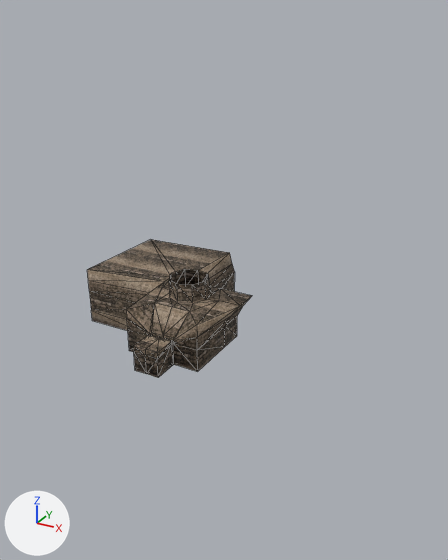
Two versions of the glTF model gammaproject/assets/map-models/level4.gltf, one commit apart.
Camera for both pictures: a 50 mm lens placed at (54.8, -74.9, 56.7), pointed at (-13.8, 49.8, -5.6). Arrows for +X, +Y and +Z are at lower left; the lights stay in place. The picture after the commit comes second. Mesh edges are drawn as thin lines. Where no turn or scale is listed for an object, it has been applied to the vertices. Vertices at exactly the same position are counted once.

In view in the first picture: 'level-col'.
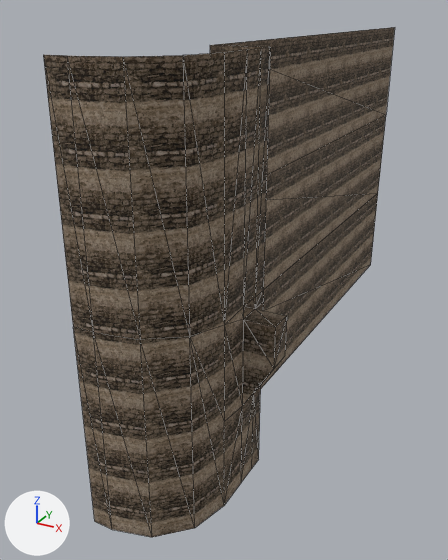
The change, as a list of edits to the scene's bpy script:
```text
Change me_cube:
    used by ob_level_col; location = (0.0, 0.0, 0.0)
    remove me_cube.from_pydata(...)  # 164 vertices, 303 faces; spans x -24.0..10.2, y -2.4..33.8, z -3.0..12.6
    add me_cube.from_pydata(...)  # 207 vertices, 374 faces; spans x -24.0..17.0, y -10.0..137.0, z -30.0..51.0
    me_cube part 1
    2 vertices are removed from x -2.4..2.4, y 9.0..14.4, z 12.6
    8 faces are deleted
    6 vertices in x -3.6..3.6, y 7.8..15.0, z 12.6 move by (0.0, 0.0, 8.0)
    33 vertices are added at x -8.1..17.0, y -10.0..137.0, z -30.0..51.0
    7 new vertices lie (0.0, 4.8, 0.0) away from vertices in x 10.9..17.0, y 12.0, z -30.0..51.0
    5 new vertices lie (0.0, 3.2, 0.0) away from vertices in x 10.9, y 16.8, z -30.0..51.0
    79 new faces join them, mat_img_sto_ancientbrick01_png
    me_cube part 2: 10 kept faces spanning x -3.6..3.6, y 7.8..15.0, z 9.0..20.6 get new texture (UV) coordinates
```

Changed parts and their boxes (x1, y1, x2, y2) in the pictures (448 x 560 px):
'level-col', reshaped (113% wider, 268% taller): before (87, 240, 252, 378); after (43, 27, 395, 537)
part 1 of me_cube, built on: before (171, 269, 252, 315); after (43, 27, 395, 537)
part 2 of me_cube, surface changed: before (169, 270, 211, 303)
